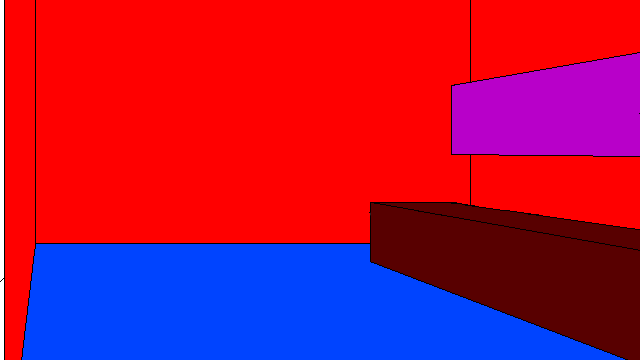
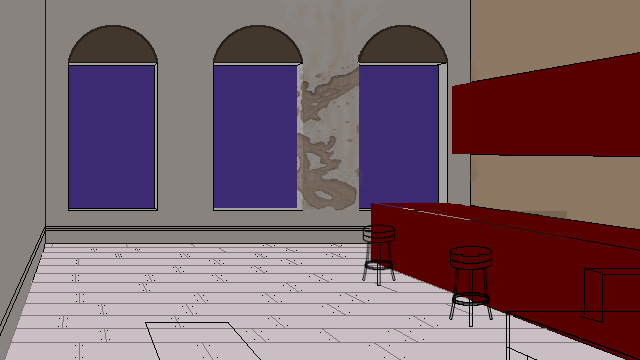
Layer changes from the first (640, 360) image to the second:
added layer "Pasted Layer" above "Stools #1" over [579, 268, 640, 323]
added layer "doorway" above "table foreground" over [145, 322, 261, 360]
added layer "table foreground" above "Stools" over [159, 311, 640, 360]
added layer "Stools" above "Tables" over [360, 224, 493, 327]
added group "Base layer" with 12 layers above "Background" over [0, 0, 640, 360]
added layer "Cupboard" in group "Base layer" over [452, 53, 640, 156]
added layer "Bar" in group "Base layer" over [371, 203, 640, 360]
added layer "floorboard outline" in group "Base layer" over [4, 244, 640, 360]
added layer "floorboards" in group "Base layer" over [4, 244, 625, 360]
added layer "Skirting" in group "Base layer" over [0, 224, 382, 336]
added layer "cracks" in group "Base layer" over [157, 57, 359, 227]
added layer "wallboards #1" (32%) in group "Base layer" over [0, 0, 567, 360]
renamed "Room Outline" to "Walls", moved it into group "Base layer", painted on it over [0, 0, 640, 360]
added layer "sky" in group "Base layer" over [69, 63, 447, 210]
